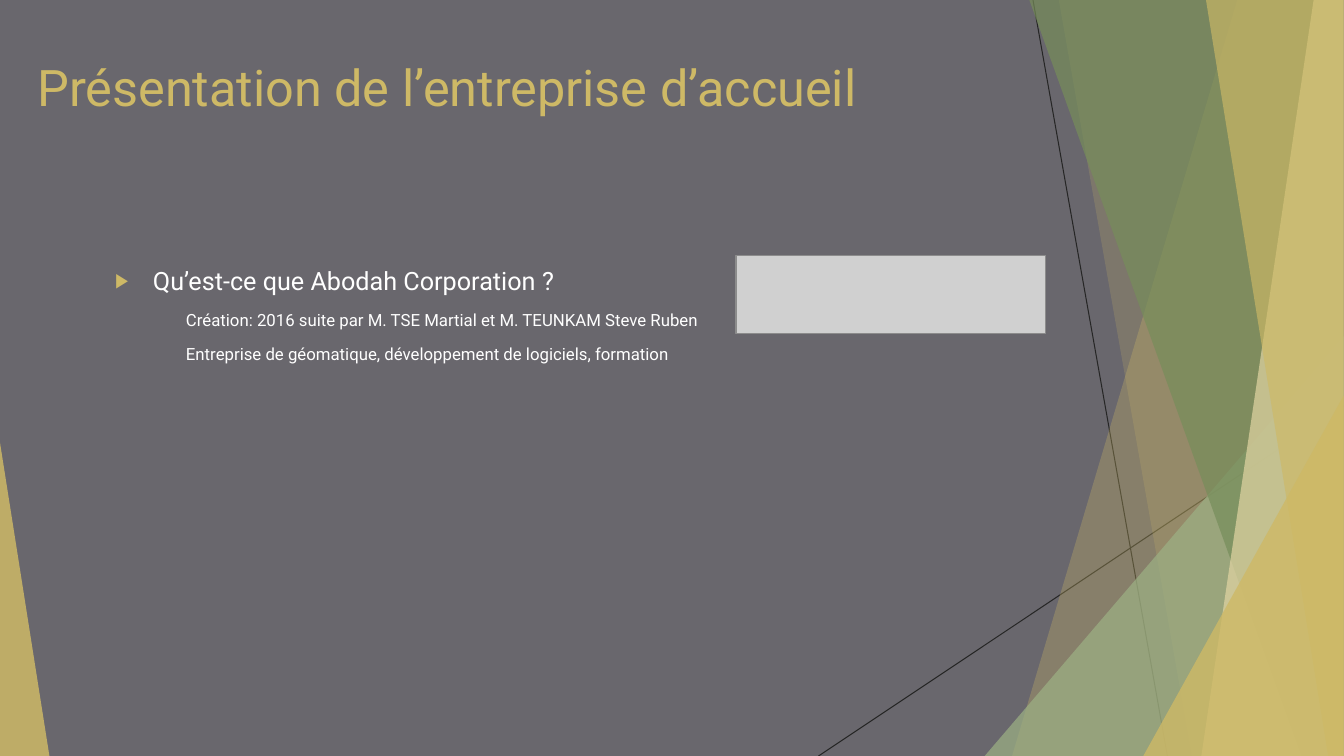
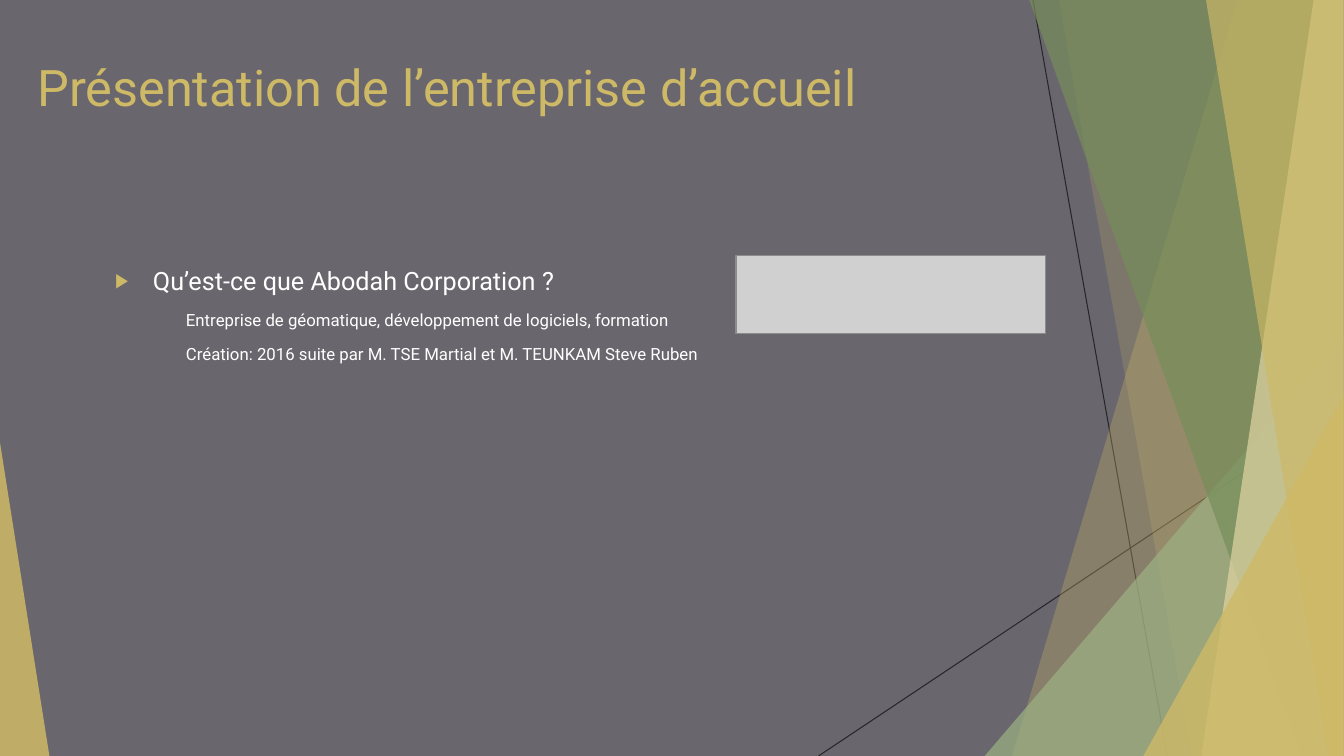
Before and after one commit to HeroNational/crowdfunding-App, a slide deck: slide 3 of rapport de stage/Soutenance TAKOUGOUM FOKOU Jacobin Daniel - Présentation.pptx. Drawn at 1344x756 pixels with LibreOffice and Linux fonts; fonts in the diff are those of the drawing; grey boxes stand for pictures. Boxes give left, top, right and bottom in pixels: in the first picture for what was removed or moved away, otherwise in the second. Text is boxed around its words. In the diff, an @@ line names an element or a change of style, - is before the commit and + after.

```diff
--- a/rapport de stage/Soutenance TAKOUGOUM FOKOU Jacobin Daniel - Présentation.pptx
+++ b/rapport de stage/Soutenance TAKOUGOUM FOKOU Jacobin Daniel - Présentation.pptx
@@ text at [186, 313, 668, 330]: paragraph added @@
+Entreprise de géomatique, développement de logiciels, formation
@@ text at [186, 347, 668, 364]: paragraph removed @@
-Entreprise de géomatique, développement de logiciels, formation
```
Also in this commit, not shown: 8 other slides changed, 41 other files.
